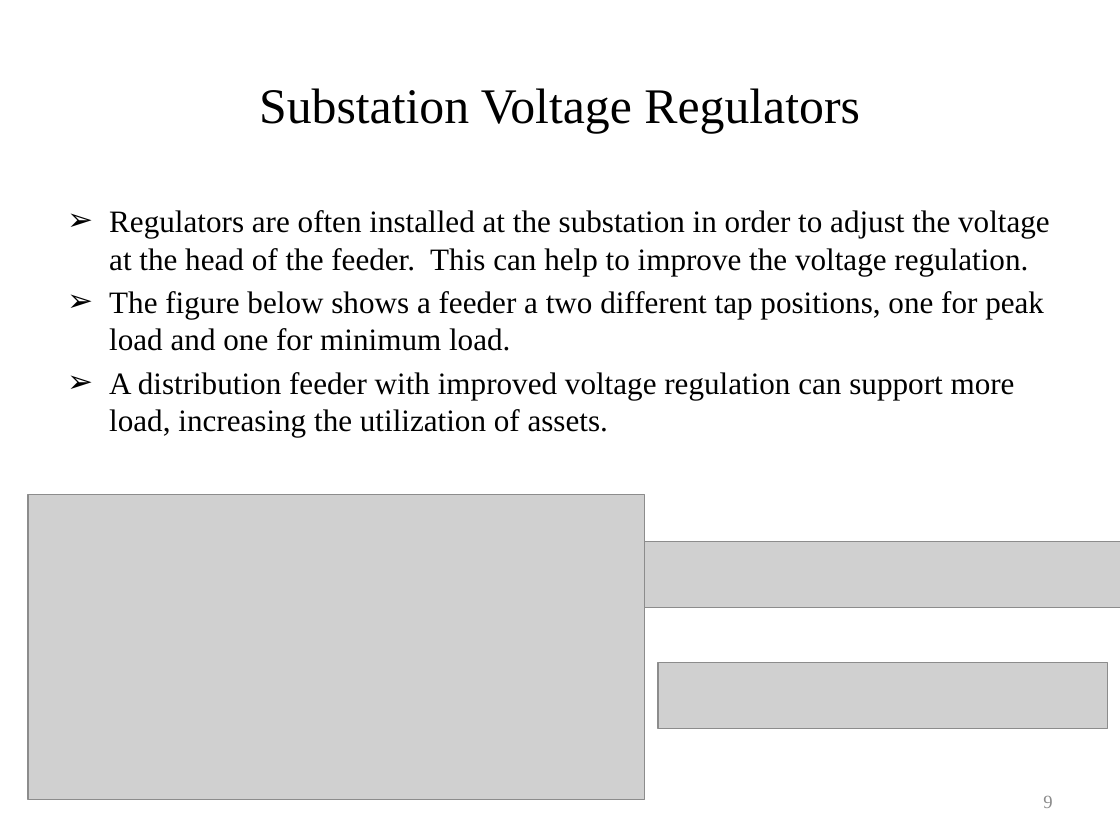
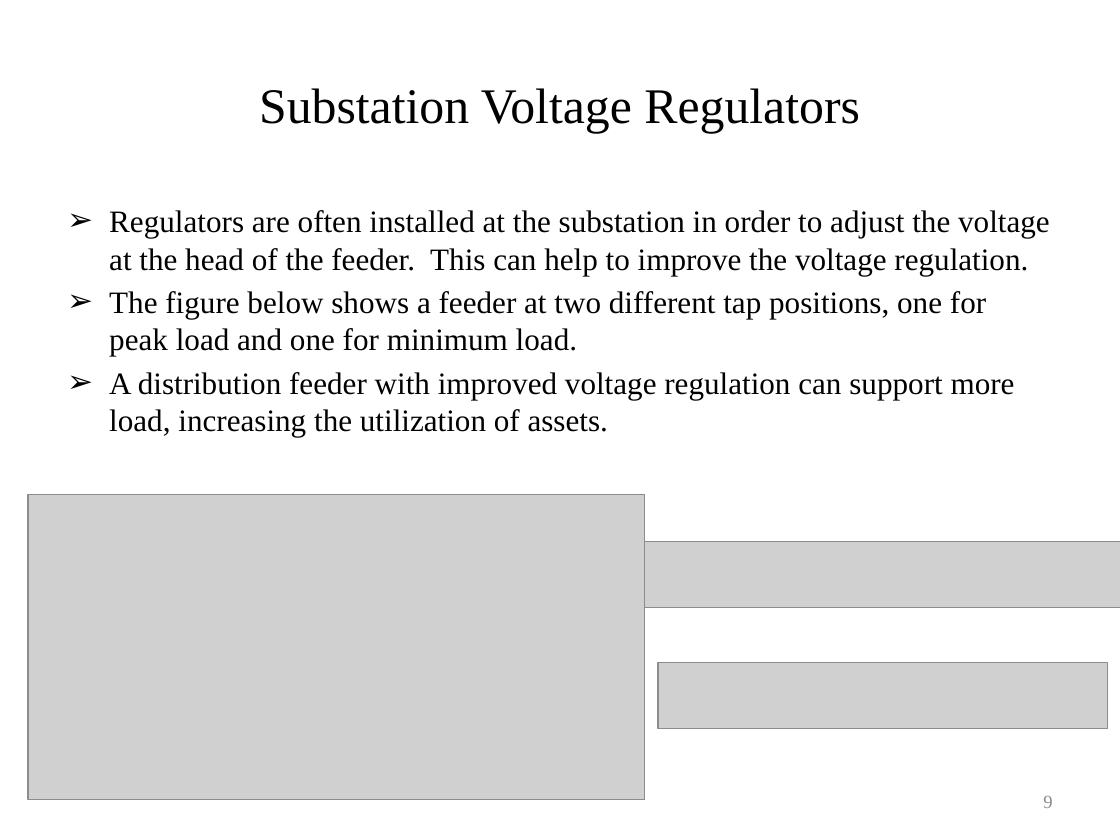
Before and after one commit to gridlab-d/course, a slide deck: slide 9 of University of Washington Class/Module 4 - Voltage control devices.pptx. Drawn at 1120x840 pixels with LibreOffice and Linux fonts; fonts in the diff are those of the drawing; grey boxes stand for pictures. Boxes give left, top, right and bottom in pixels: in the first picture for what was removed or moved away, otherwise in the second. Text is boxed around its words. In the diff, an @@ line names an element or a change of style, - is before the commit and + after.

Commit message:
Updated slides.

```diff
--- a/University of Washington Class/Module 4 - Voltage control devices.pptx
+++ b/University of Washington Class/Module 4 - Voltage control devices.pptx
@@ text at bbox=[109, 291, 986, 356]: text changed @@
-➢ The figure below shows a feeder a two different tap positions, one for peak load and one for minimum load.
+➢ The figure below shows a feeder at two different tap positions, one for peak load and one for minimum load.
```
Also in this commit, not shown: 1 other slide changed.
